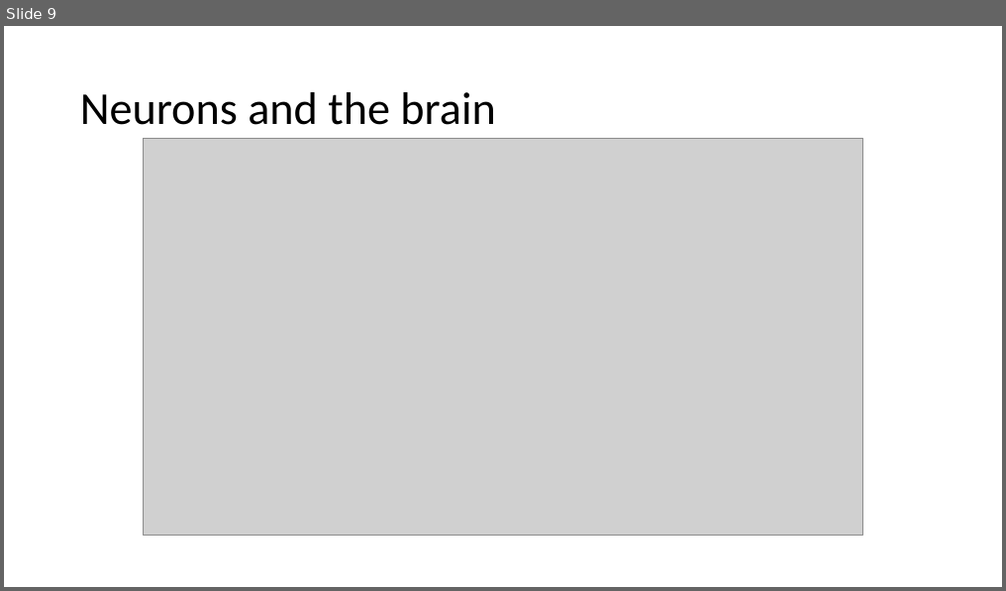
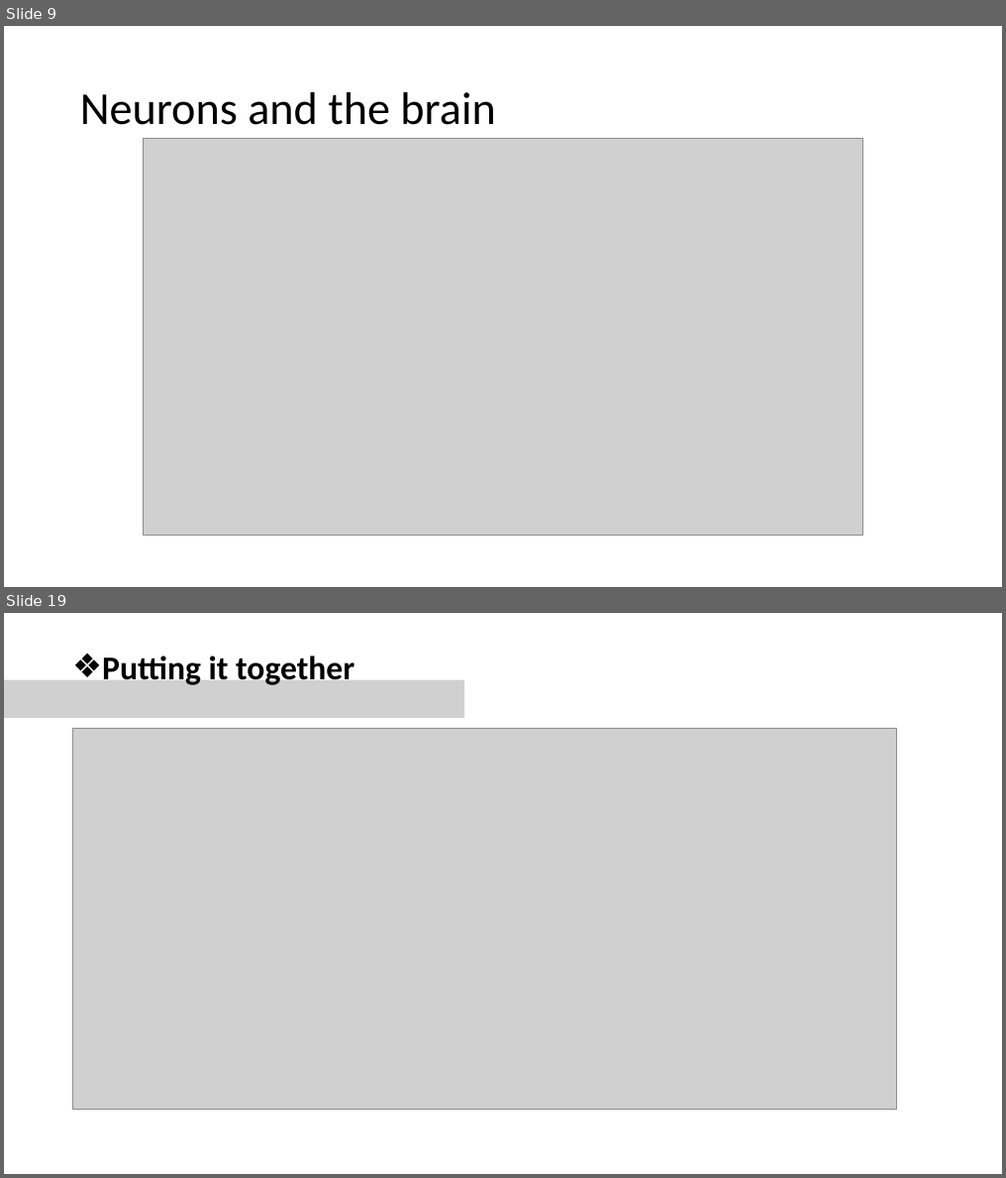
Before and after one commit to luxifeo/ML-Training, a slide deck: Week4/Motivations.pptx. Shown one above the other, each under a label of ours: slide 9 before the commit, slides 9 and 19 after it; the slides between them are not shown. The pictures are 1006x591 and 1006x1178 pixels, drawn with LibreOffice and Linux fonts; fonts in the diff are those of the drawing; grey boxes stand for pictures. Boxes give left, top, right and bottom in pixels: in the first picture for what was removed or moved away, otherwise in the second. Text is boxed around its words. In the diff, an @@ line names an element or a change of style, - is before the commit and + after.

```diff
--- a/Week4/Motivations.pptx
+++ b/Week4/Motivations.pptx
@@ slide 19 added at (x1=4, y1=613, x2=1002, y2=1174), background #FFFFFF @@
@@ text added at (x1=102, y1=653, x2=354, y2=685), 32 pt, text #000000, bold @@
+❖ Putting it together
@@ picture added at (x1=4, y1=680, x2=464, y2=718) @@
@@ picture added at (x1=72, y1=728, x2=896, y2=1110) @@
```
Also in this commit, not shown: 12 other slides added, 1 other file.
